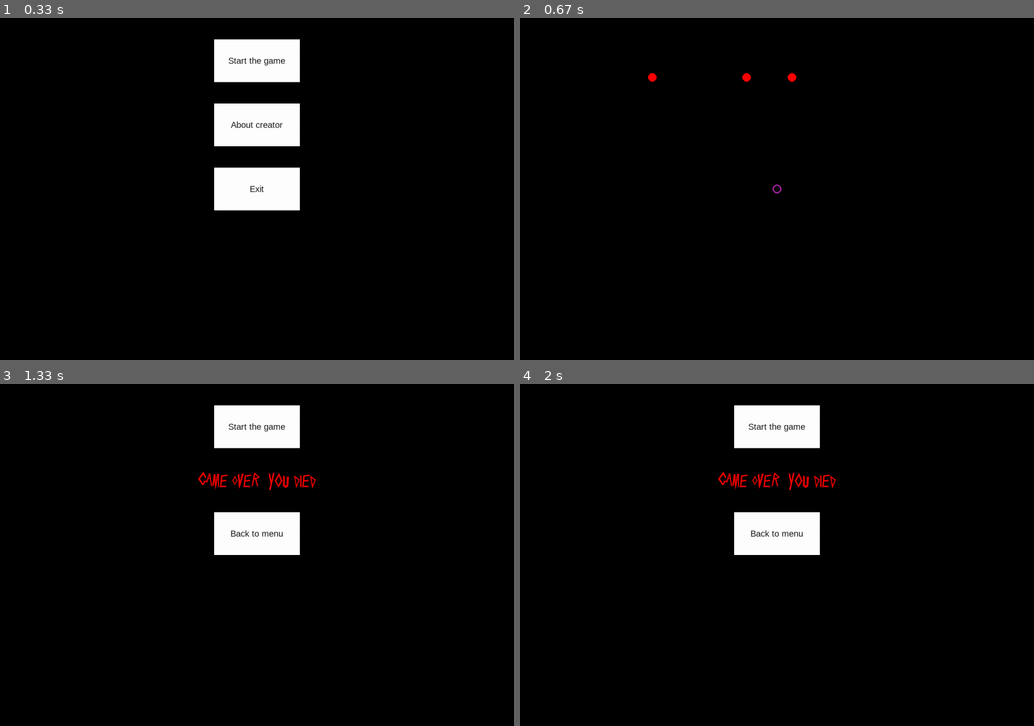
Above: before the commit, frames 1-4 (two rows, left to right).
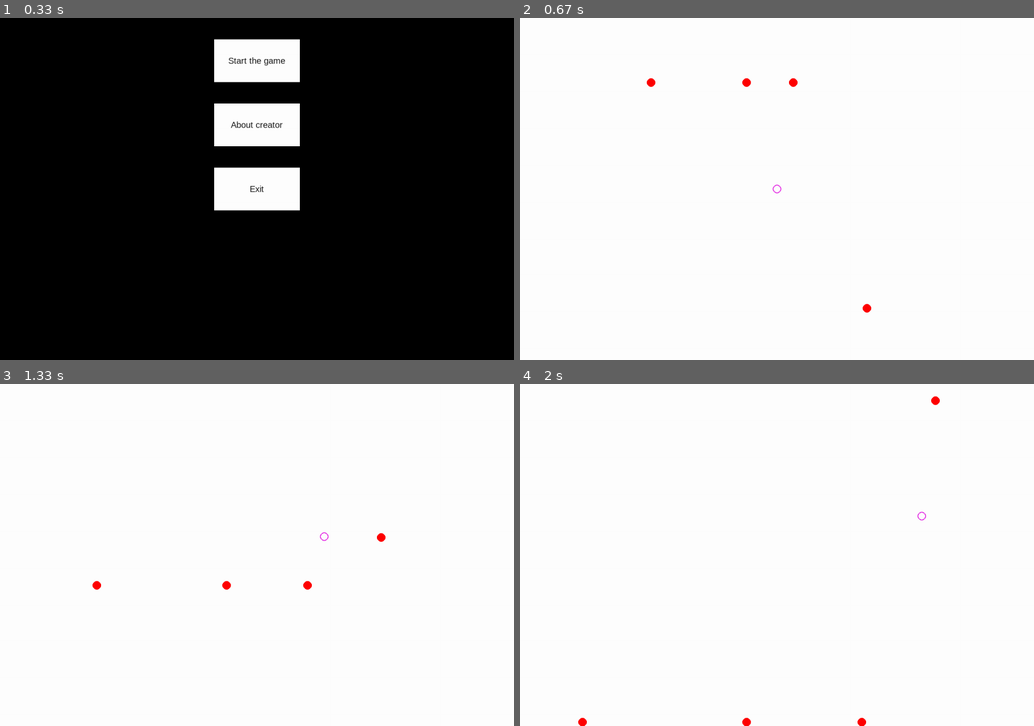
Above: after the commit, the same moments.

Repository: AldiyarGoesPython/game_in_pygame
Game: pygame game, started from main.py
Same seed, same stepped clock (60 frames per second), same inputs: the game is played once before the commit and once after it.
Inputs (mouse positions are in pixels of both pictures, inside the frame that each line leads up to):
- Up to frame 1 (0.33 s): no input
- Up to frame 2 (0.67 s): click (777, 59) at 0.38 s
- Up to frame 3 (1.33 s): hold Right 0.67-1.13 s; move the mouse to (236, 568) at 0.7 s; hold Up from 1.17 s (still down)
- Up to frame 4 (2 s): release Up at 1.47 s; hold Right 1.5-1.97 s

Frame 1 is identical in both runs. In frame 2, 100% of the frame differs, in the area x 0-100%, y 0-100%; in frame 3, 96%; in frame 4, 96%.

Commit message:
IT IS ALMOST THERE YAY

Diff:
--- a/main.py
+++ b/main.py
@@ -84,41 +84,44 @@
 
 
 def game():
-    global over
+    global over, collide
     over = False
     global check
     check = False
     objects.clear()
     rect = pygame.Rect(0, 0, 20, 20)
     rect.center = display.get_rect().center
-    base_vel = 1.5
+    base_vel = 2
     enemy_vel = 1
+    enemy_count = 4
     vel_x = base_vel
     vel_y = base_vel
-    max_vel = 4
-    change = 0.02
+    max_vel = 5
+    change = 0.03
     start_ticks = pygame.time.get_ticks()
-    shoot = Bullet()
-    kill = pygame.Rect(shoot.x, shoot.y, 30, 30)
-    pygame.time.wait(20)
-    shoot1 = Bullet()
-    kill1 = pygame.Rect(shoot1.x, shoot1.y, 30, 30)
-    pygame.time.wait(20)
-    shoot2 = Bullet()
-    kill2 = pygame.Rect(shoot2.x, shoot2.y, 30, 30)
+    bullets = []
+    killers = []
+    for i in range(enemy_count):
+        shoot = Bullet()
+        bullets.append(shoot)
+        killers.append(pygame.Rect(bullets[i].x, bullets[i].y, 30, 30))
 
     while True:
-        display.fill((0, 0, 0))
+        display.fill((255, 255, 255))
         for event in pygame.event.get():
             if event.type == pygame.QUIT:
                 pygame.quit()
                 sys.exit()
         seconds = (pygame.time.get_ticks() - start_ticks) / 1000
-        if seconds > 15:
+        if seconds > 12:
             base_vel += 0.5
             max_vel += 1
             change += 0.01
             enemy_vel += 0.1
+            enemy_count += 1
+            shoot = Bullet()
+            bullets.append(shoot)
+            killers.append(pygame.Rect(bullets[enemy_count-1].x, bullets[enemy_count-1].y, 30, 30))
             start_ticks = pygame.time.get_ticks()
         keys = pygame.key.get_pressed()  # checking pressed keys
         rect.x += (keys[pygame.K_RIGHT] - keys[pygame.K_LEFT]) * vel_x
@@ -135,28 +138,22 @@
                 vel_y -= change
         rect.centerx = rect.centerx % display.get_width()
         rect.centery = rect.centery % display.get_height()
-        kill.x += shoot.change_x * enemy_vel
-        kill.y += shoot.change_y * enemy_vel
-        kill1.x += shoot1.change_x * enemy_vel
-        kill1.y += shoot1.change_y * enemy_vel
-        kill2.x += shoot2.change_x * enemy_vel
-        kill2.y += shoot2.change_y * enemy_vel
-        pygame.draw.circle(display, RED, kill.center, 10)
-        pygame.draw.circle(display, RED, kill1.center, 10)
-        pygame.draw.circle(display, RED, kill2.center, 10)
+        for i in range(enemy_count):
+            killers[i].x += bullets[i].change_x * enemy_vel
+            killers[i].y += bullets[i].change_y * enemy_vel
+            pygame.draw.circle(display, RED, killers[i].center, 10)
         pygame.draw.circle(display, PINK, rect.center, 10, 2)
         pygame.display.update()
         clock.tick(fps)
-        collide = rect.colliderect(kill)
-        if kill.y < 0 or kill.y > 800:
-            shoot = Bullet()
-            kill = pygame.Rect(shoot.x, shoot.y, 50, 50)
-        if kill1.y < 0 or kill1.y > 800:
-            shoot1 = Bullet()
-            kill1 = pygame.Rect(shoot1.x, shoot1.y, 50, 50)
-        if kill2.y < 0 or kill2.y > 800:
-            shoot2 = Bullet()
-            kill2 = pygame.Rect(shoot2.x, shoot2.y, 50, 50)
+        for i in killers:
+            collide = rect.colliderect(i)
+            if collide:
+                break
+        for i in range(enemy_count):
+            if not 0 < killers[i].y < 800:
+                shoot = Bullet()
+                bullets[i] = shoot
+                killers[i] = pygame.Rect(bullets[i].x, bullets[i].y, 30, 30)
         if collide:
             over = True
             break
